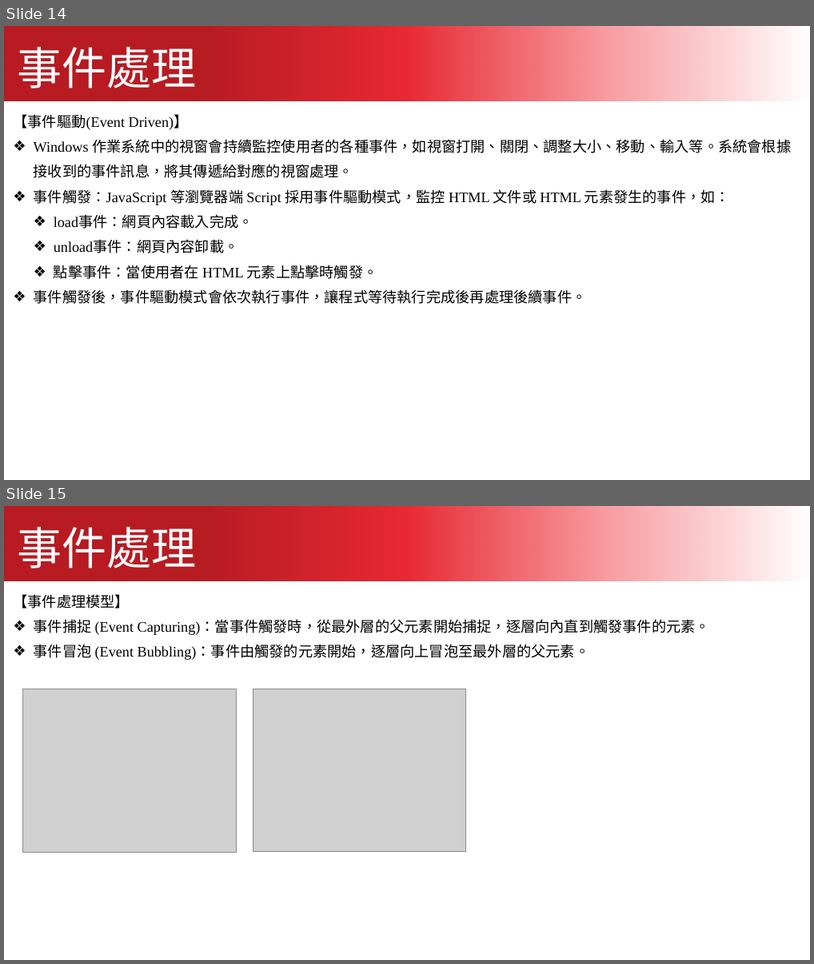
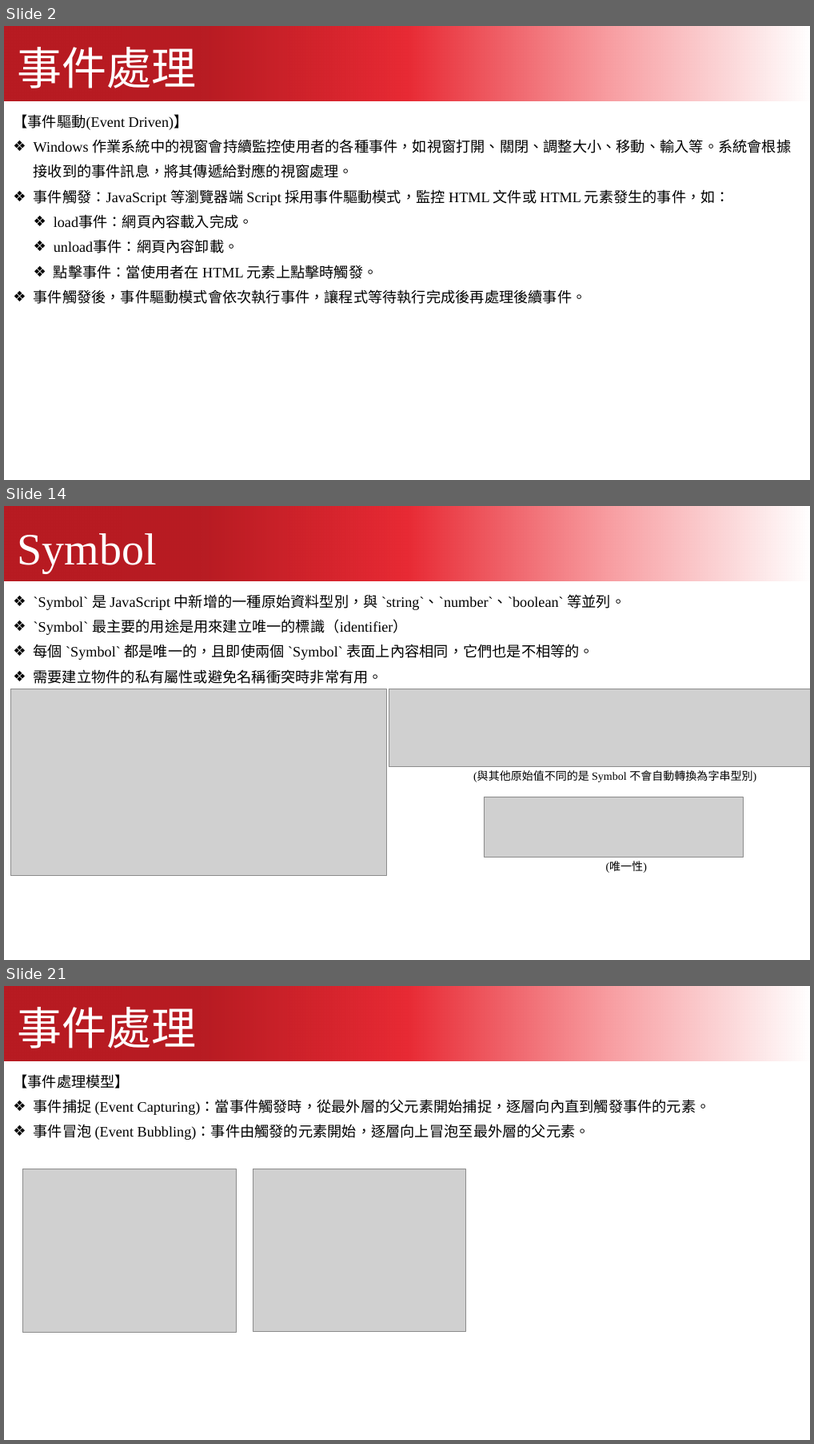
Before and after one commit to kcwc1029/blog-web, a slide deck: JavaScript/javascript_03.pptx. Shown one above the other, each under a label of ours: slides 14 and 15 before the commit, slides 2, 14 and 21 after it; the slides between them are not shown. The pictures are 814x964 and 814x1444 pixels, drawn with LibreOffice and Linux fonts; fonts in the diff are those of the drawing; grey boxes stand for pictures. Boxes give left, top, right and bottom in pixels: in the first picture for what was removed or moved away, otherwise in the second. Text is boxed around its words. In the diff, an @@ line names an element or a change of style, - is before the commit and + after.

```diff
--- a/JavaScript/javascript_03.pptx
+++ b/JavaScript/javascript_03.pptx
@@ slide 14 added at <box>4,506,810,960</box>, background #FFFFFF @@
@@ freeform shape added at <box>4,506,810,580</box>, fill gradient #B81B22 to #E82A34 to #F89DA1 to #FFFFFF @@
@@ text added at <box>18,533,157,572</box>, 80 pt, text #FFFFFF @@
+Symbol
@@ text added at <box>34,594,626,684</box>, 26 pt, text #000000 @@
+❖ `Symbol` 是 JavaScript 中新增的一種原始資料型別，與 `string`、`number`、`boolean` 等並列。
+❖ `Symbol` 最主要的用途是用來建立唯一的標識（identifier）
+❖ 每個 `Symbol` 都是唯一的，且即使兩個 `Symbol` 表面上內容相同，它們也是不相等的。
+❖ 需要建立物件的私有屬性或避免名稱衝突時非常有用。
@@ picture added at <box>10,688,386,876</box> @@
@@ picture added at <box>389,688,810,767</box> @@
@@ text added at <box>474,770,757,782</box>, 20 pt, text #000000 @@
+(與其他原始值不同的是 Symbol 不會自動轉換為字串型別)
@@ picture added at <box>484,796,743,856</box> @@
@@ text added at <box>606,861,647,872</box>, 20 pt, text #000000 @@
+(唯一性)
@@ what was slide 14 is now slide 2 @@
@@ what was slide 15 is now slide 21 @@
```
Also in this commit, not shown: 17 other slides added, 12 slides removed, 6 other files.
